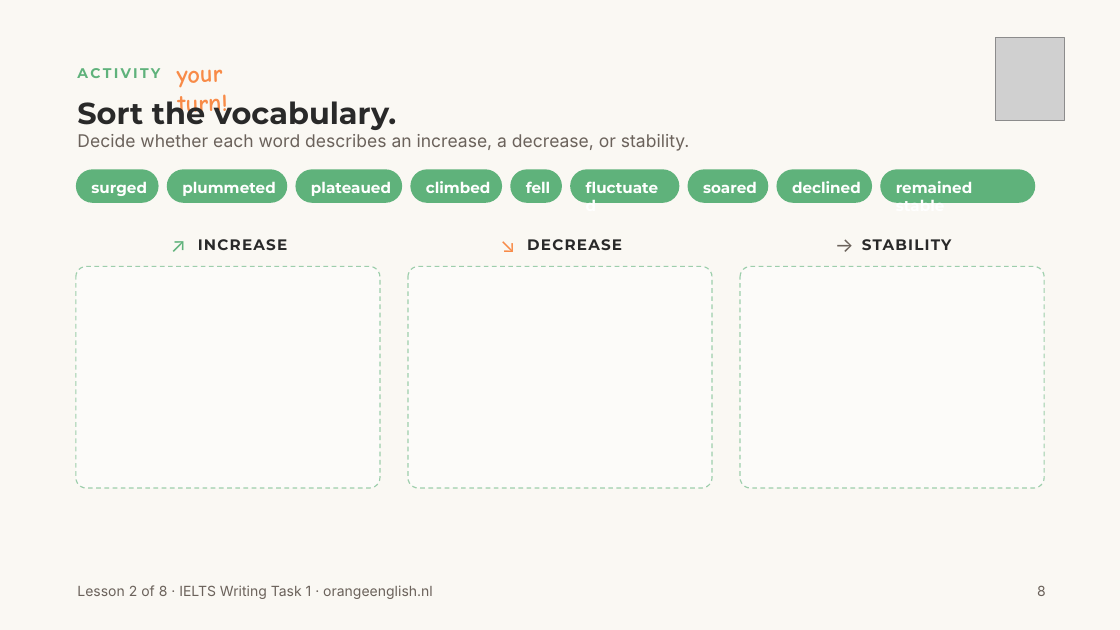
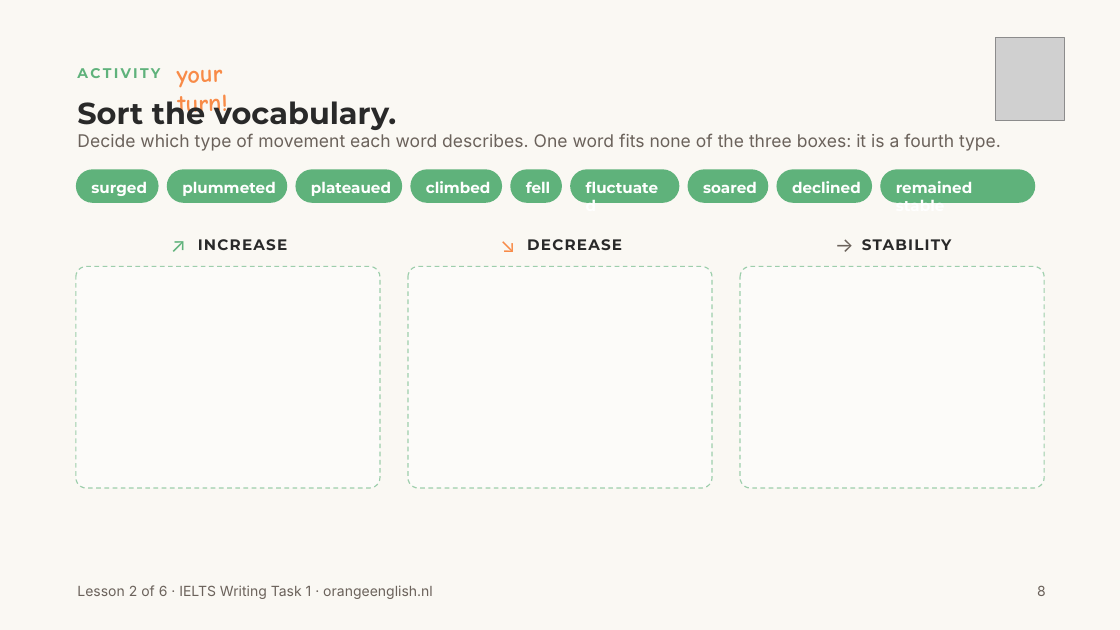
Before and after one commit to orangeenglishielts/linegraphs, a slide deck: slide 8 of Lesson 2/OrangeEnglish_Lesson2_VocabularyForTrends.pptx. Drawn at 1120x630 pixels with LibreOffice and Linux fonts; fonts in the diff are those of the drawing; grey boxes stand for pictures; background and template pictures are left out. Boxes give left, top, right and bottom in pixels: in the first picture for what was removed or moved away, otherwise in the second. Text is boxed around its words. In the diff, an @@ line names an element or a change of style, - is before the commit and + after.

```diff
--- a/Lesson 2/OrangeEnglish_Lesson2_VocabularyForTrends.pptx
+++ b/Lesson 2/OrangeEnglish_Lesson2_VocabularyForTrends.pptx
@@ text at (x1=77, y1=133, x2=1001, y2=151): text changed @@
-Decide whether each word describes an increase, a decrease, or stability.
+Decide which type of movement each word describes. One word fits none of the three boxes: it is a fourth type.
@@ text at (x1=77, y1=585, x2=433, y2=599): text changed @@
-Lesson 2 of 8 · IELTS Writing Task 1 · orangeenglish.nl
+Lesson 2 of 6 · IELTS Writing Task 1 · orangeenglish.nl
```
Also in this commit, not shown: 8 other slides changed, 45 other files.
